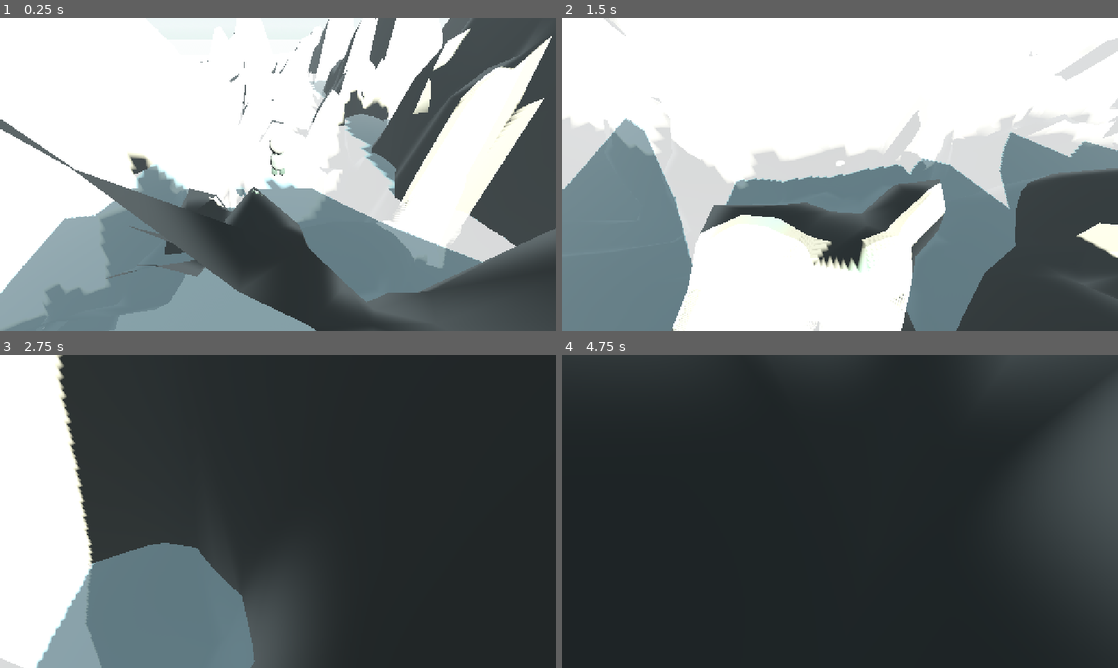
Above: before the commit, frames 1-4 (two rows, left to right).
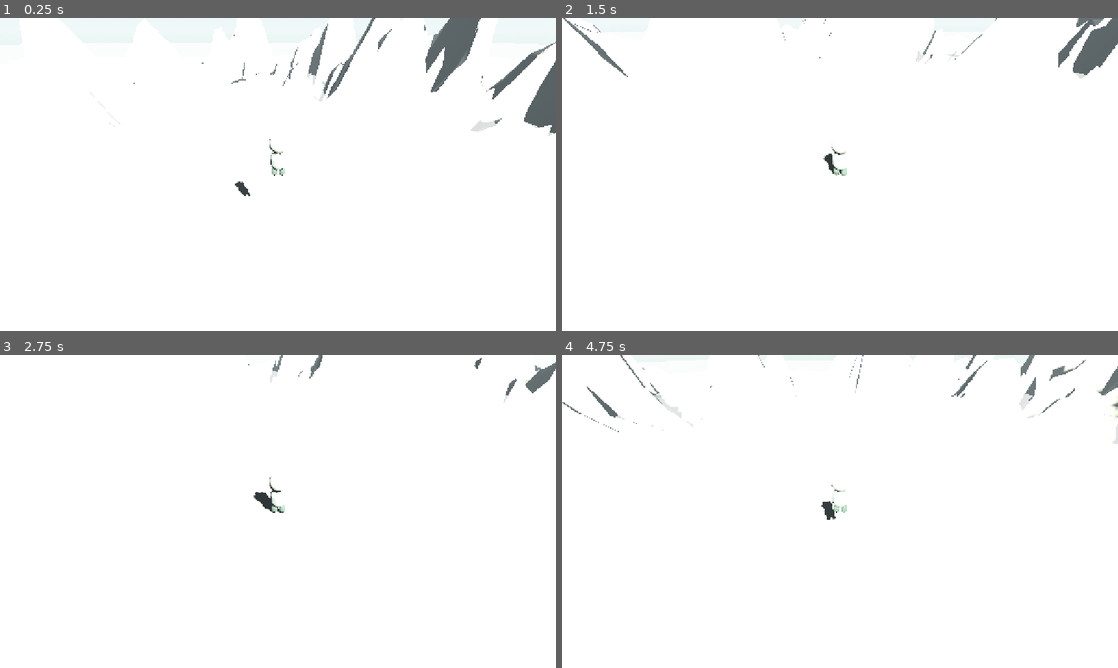
Above: after the commit, the same moments.

Repository: hunterbastian/yama
Game: Godot game, scene res://scenes/main.tscn
The game is run twice, just before and just after one commit, with the same random seed, the same clock (stepped at 60 frames per second) and the same inputs.
Inputs (mouse positions are in pixels of both pictures, inside the frame that each line leads up to):
- Up to frame 1 (0.25 s): no input
- Up to frame 2 (1.5 s): tap Enter at 0.5 s; move the mouse to (867, 174) at 0.52 s; hold R (regenerate) 0.53-1.28 s; hold W (move_forward) from 0.53 s (still down); tap Space (jump) at 0.77 s; move the mouse to (812, 174) at 1.27 s; tap Shift (sprint) at 1.35 s
- Up to frame 3 (2.75 s): keep holding W (move_forward); tap Space (jump) at 1.52 s; move the mouse to (289, 505) at 2.02 s; hold R (regenerate) from 2.03 s (still down)
- Up to frame 4 (4.75 s): keep holding W (move_forward); move the mouse to (834, 517) at 2.77 s; release R (regenerate) at 2.78 s; tap Shift (sprint) at 2.85, 4.35 s; tap Space (jump) at 3.02, 3.77, 4.52 s; move the mouse to (878, 514) at 3.52 s; hold R (regenerate) 3.53-4.28 s; move the mouse to (795, 508) at 4.27 s

The runs differ from the first frame. In frame 1, 54% of the frame differs, in the area x 0-100%, y 0-100%; in frame 2, 49%; in frame 3, 87%; in frame 4, 100%.

Commit message:
feat: flat meadow at center with mountains rising around it

Diff:
--- a/scripts/terrain.gd
+++ b/scripts/terrain.gd
@@ -5,6 +5,8 @@
 const HEIGHT_SCALE := 18.0
 const ISLAND_RADIUS := 55.0
 const NOISE_SCALE := 0.05
+const MEADOW_RADIUS := 15.0
+const MEADOW_TRANSITION := 10.0
 
 @onready var mesh: MeshInstance3D = $MeshInstance3D
 
@@ -44,7 +46,10 @@
 	       + _noise.get_noise_2d(px * 4.0 + 91.0, pz * 4.0 + 53.0) * 0.2
 	var dist := sqrt(wx * wx + wz * wz) / ISLAND_RADIUS
 	var falloff := 1.0 - smoothstep(0.5, 1.0, dist)
-	return h * HEIGHT_SCALE * falloff
+	# Meadow — flat at center, mountains rise around it
+	var center_dist := sqrt(wx * wx + wz * wz)
+	var meadow_mask := smoothstep(MEADOW_RADIUS, MEADOW_RADIUS + MEADOW_TRANSITION, center_dist)
+	return h * HEIGHT_SCALE * falloff * meadow_mask
 
 func _build_collision() -> void:
 	if _collision_body:
--- a/shaders/terrain.gdshader
+++ b/shaders/terrain.gdshader
@@ -4,6 +4,8 @@
 uniform float height_scale : hint_range(0.0, 30.0) = 18.0;
 uniform float noise_scale : hint_range(0.01, 0.2) = 0.05;
 uniform float island_radius : hint_range(10.0, 100.0) = 55.0;
+uniform float meadow_radius : hint_range(0.0, 40.0) = 15.0;
+uniform float meadow_transition : hint_range(1.0, 20.0) = 10.0;
 
 varying float v_height;
 varying vec3 v_world_normal;
@@ -48,7 +50,11 @@
 	float dist = length(pos) / island_radius;
 	float falloff = 1.0 - smoothstep(0.5, 1.0, dist);
 
-	return h * height_scale * falloff;
+	// Meadow — flat grass field at center, mountains rise around it
+	float center_dist = length(pos);
+	float meadow_mask = smoothstep(meadow_radius, meadow_radius + meadow_transition, center_dist);
+
+	return h * height_scale * falloff * meadow_mask;
 }
 
 void vertex() {
